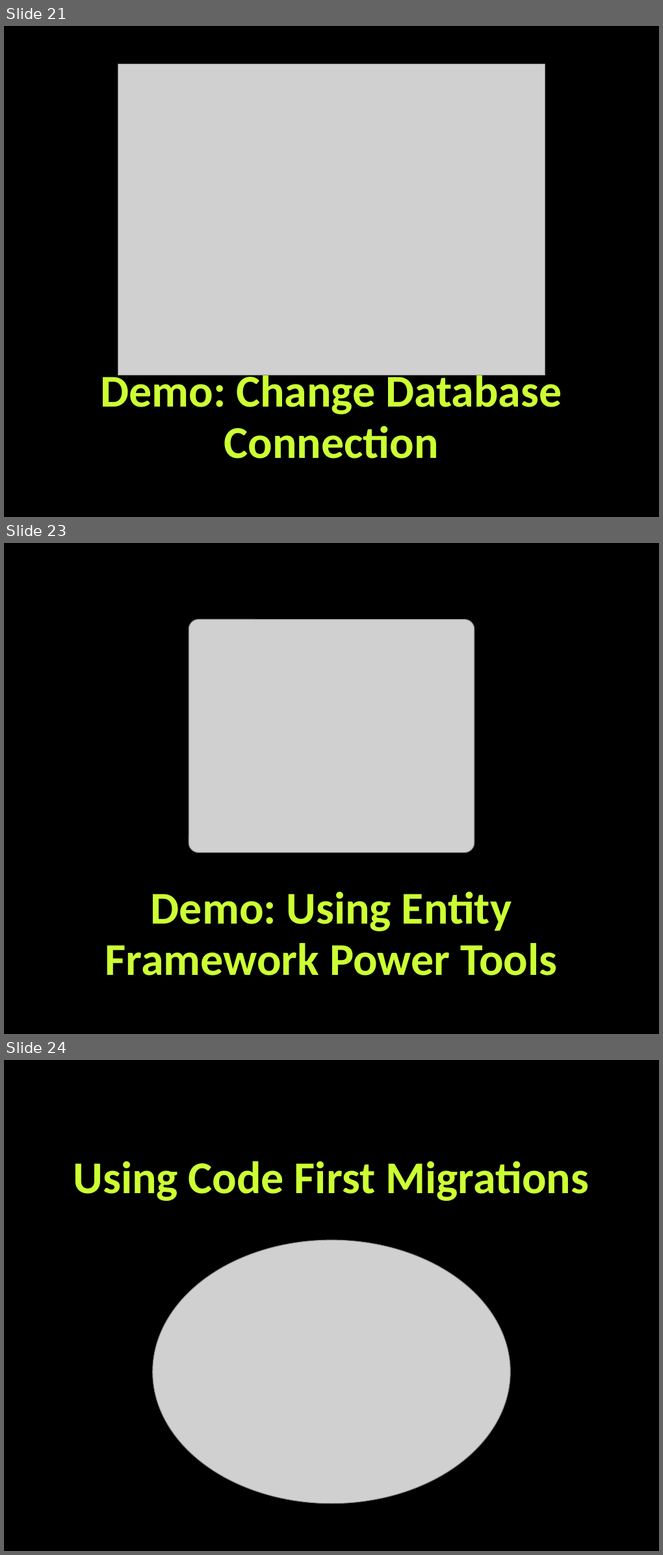
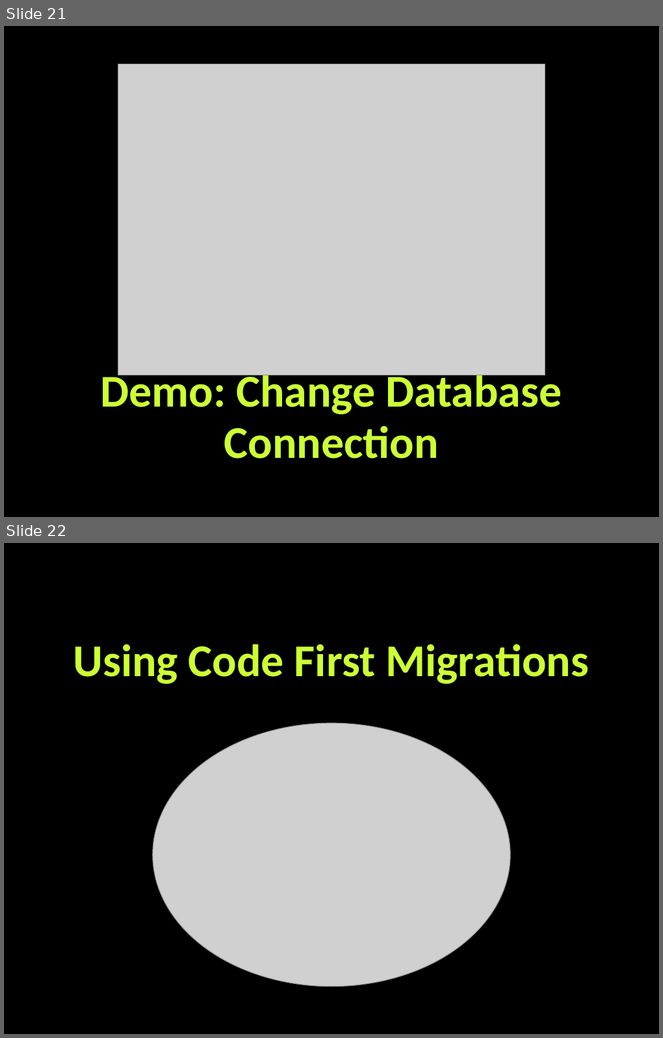
Before and after one commit to martin-nikolov/Telerik-Academy, a slide deck: Databases/10. Entity Framework Code First/Entity-Framework-Code-First.pptx. Shown one above the other, each under a label of ours: slides 21, 23 and 24 before the commit, slides 21 and 22 after it; the slides between them are not shown. The pictures are 663x1555 and 663x1038 pixels, drawn with LibreOffice and Linux fonts; fonts in the diff are those of the drawing; grey boxes stand for pictures; background and template pictures are left out. Boxes give left, top, right and bottom in pixels: in the first picture for what was removed or moved away, otherwise in the second. Text is boxed around its words. In the diff, an @@ line names an element or a change of style, - is before the commit and + after.

Commit message:
Entity Framework Code First -HW -U

```diff
--- a/Databases/10. Entity Framework Code First/Entity-Framework-Code-First.pptx
+++ b/Databases/10. Entity Framework Code First/Entity-Framework-Code-First.pptx
@@ slide 23 removed at (4, 543, 659, 1034), background picture (left out) @@
@@ picture removed at (189, 620, 475, 853) @@
@@ title removed at (105, 891, 557, 976) @@
-Demo: Using Entity Framework Power Tools
@@ what was slide 24 is now slide 22 @@
```
Also in this commit, not shown: 4 slides changed, 6 slides added, 1 other slide removed, 3 other files.
